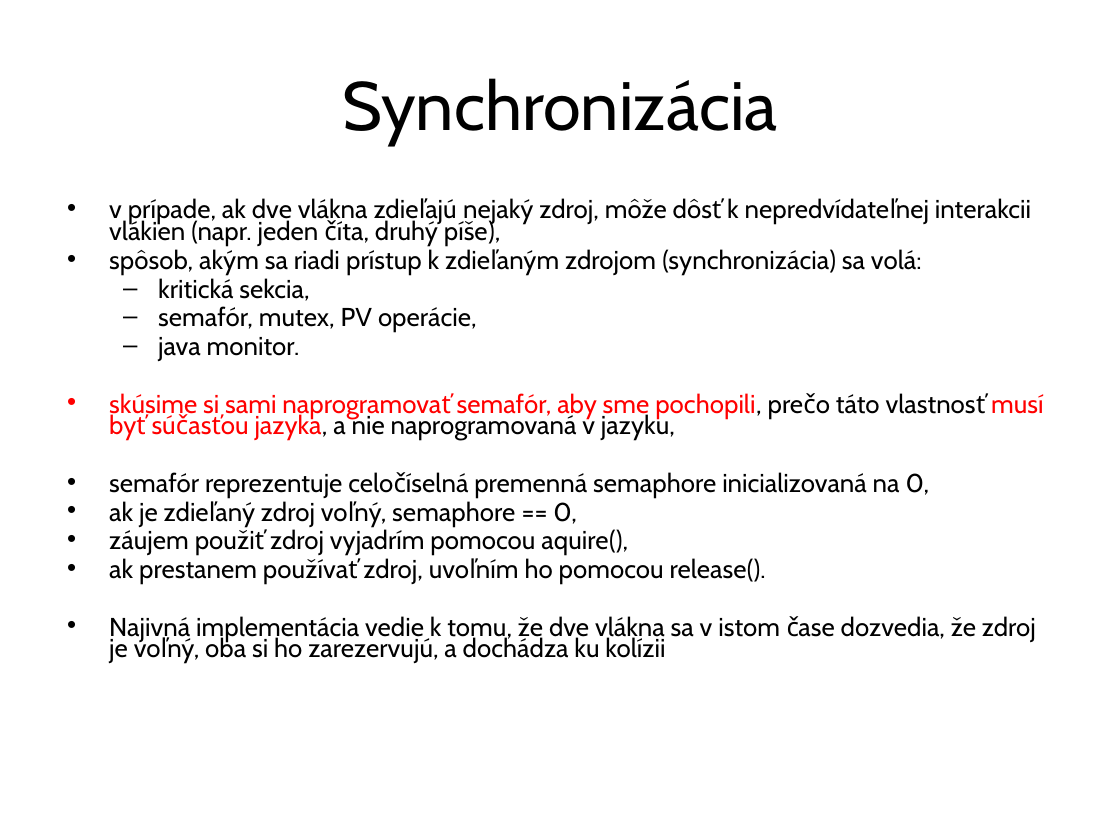
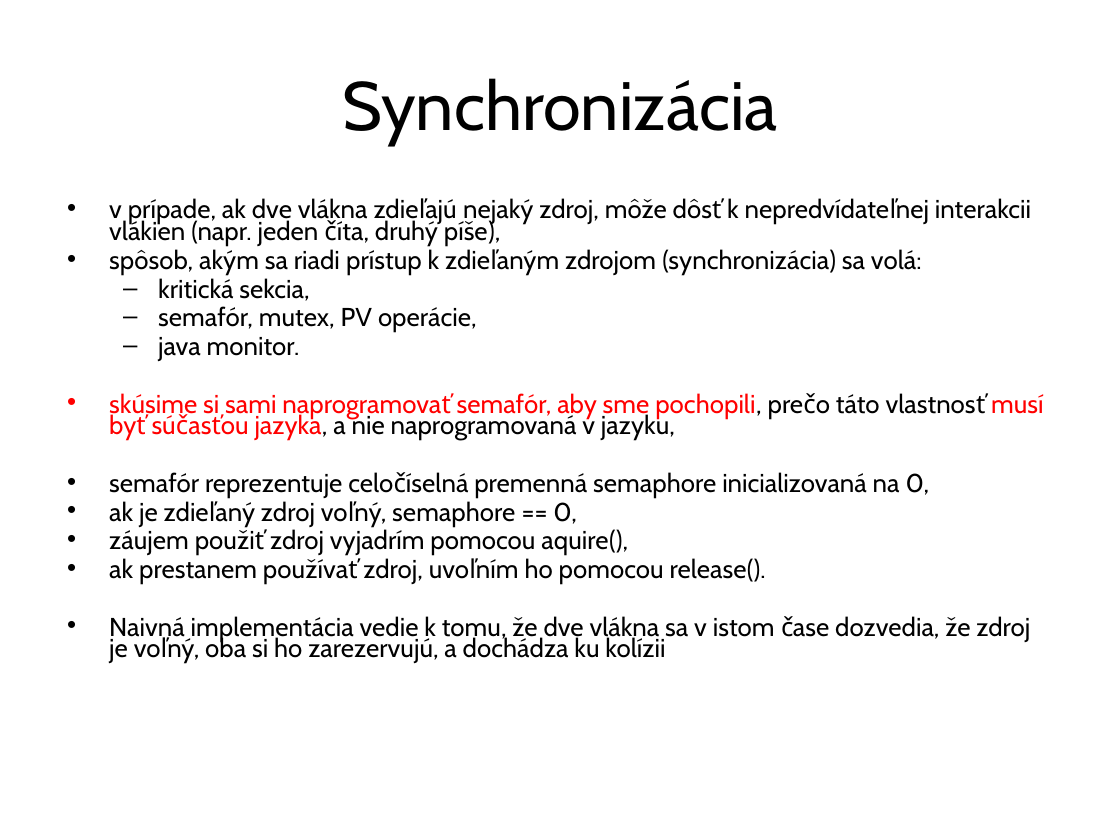
Before and after one commit to Programovanie4/Prednasky, a slide deck: slide 10 of 09/09_java.ppt. Drawn at 1120x840 pixels with LibreOffice and Linux fonts; fonts in the diff are those of the drawing. Boxes give left, top, right and bottom in pixels: in the first picture for what was removed or moved away, otherwise in the second. Text is boxed around its words. In the diff, an @@ line names an element or a change of style, - is before the commit and + after.

```diff
--- a/09/09_java.ppt
+++ b/09/09_java.ppt
@@ text at (x1=109, y1=616, x2=1030, y2=663): text changed @@
-• Najivná implementácia vedie k tomu, že dve vlákna sa v istom čase dozvedia, že zdroj je voľný, oba si ho zarezervujú, a dochádza ku kolízii
+• Naivná implementácia vedie k tomu, že dve vlákna sa v istom čase dozvedia, že zdroj je voľný, oba si ho zarezervujú, a dochádza ku kolízii
```
Also in this commit, not shown: 7 other slides changed, 3 other files.
